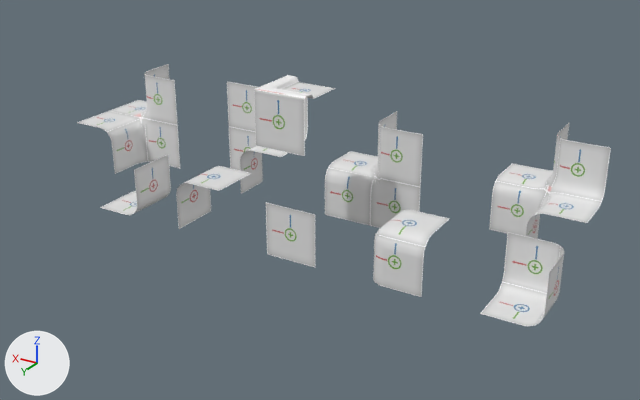
A saved change to the Blender file BasicsAssets/Palettes/Blocks.blend.
Rendered twice from a 50 mm camera at (-3.78, 6.05, 3.29) aimed at (0.23, -0.62, -0.04). Lighting does not change. The marker at lower left points along +X, +Y and +Z.

Names of what the first picture shows: 'Castle Corner 1x1x1.001', 'Corner  Neg 1x1x1', 'Corner 1x1x1', 'Cross 1x1x1', 'Edge 1x1x1', 'Edge Neg 1x1x1', 'EdgeToEdge 1x1x1', 'Side 1x1x1', 'SideToEdgeNeg 1x1x1', 'SideToEdgePos 1x1x1'.
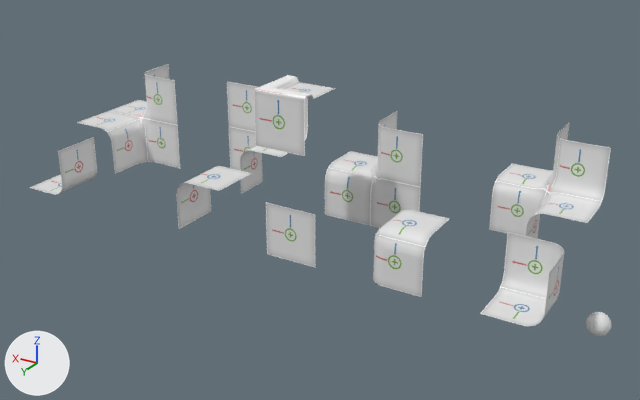
The change in detail:
me_cube_004 has 6 vertices, 2 faces and spans x -0.25..0.25, y -0.25..0.25, z -0.25..0.25.
me_cube_004 is used by ob_edge_neg_1x1x1; location (2.0, 0.0, 0.0).
me_cube_004 part 1: the whole mesh is moved by (0.5, 0.0, 0.5).
Object 'Sphere' (ob_sphere) moves from (-0.5, -1.0, 0.0) to (-2.5, -0.5, -0.5).
Object 'Edge Neg 1x1x1' (ob_edge_neg_1x1x1) moves from (2.0, 0.0, 0.0) to (2.5, 0.0, -0.5).

What differs and where, as boxes [x1, y1, x2, y2] in the pictures (640 x 400 px):
'Edge Neg 1x1x1', moved: before [100, 155, 171, 215]; after [30, 137, 97, 195]
'Sphere', moved (not visible before): after [586, 312, 611, 336]
